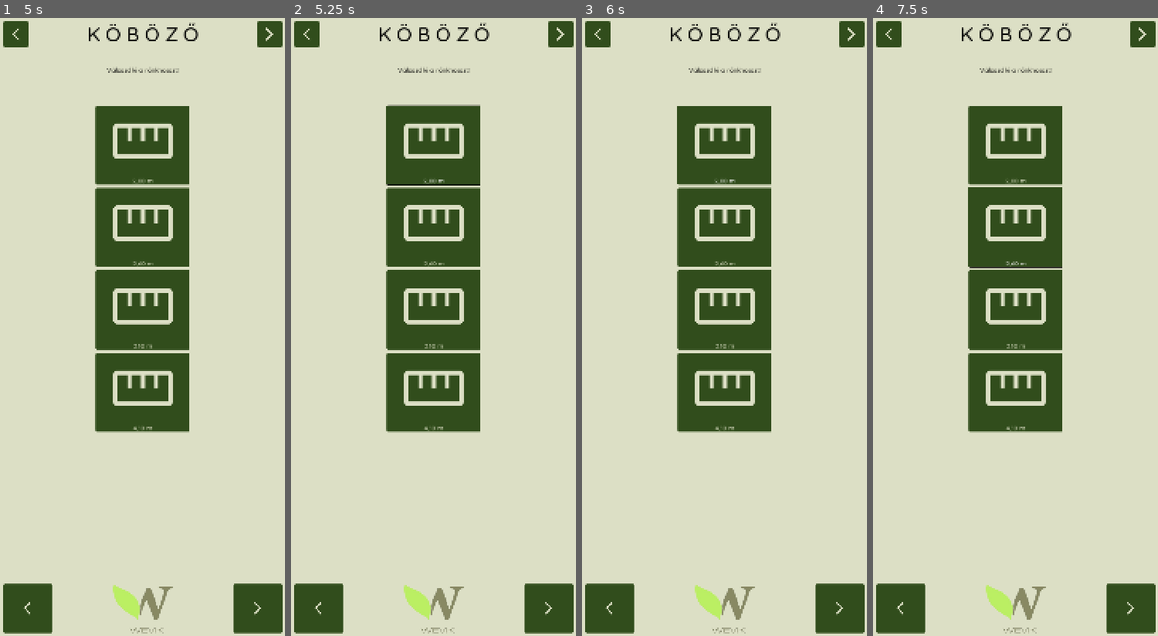
Above: before the commit, frames 1-4 (left to right).
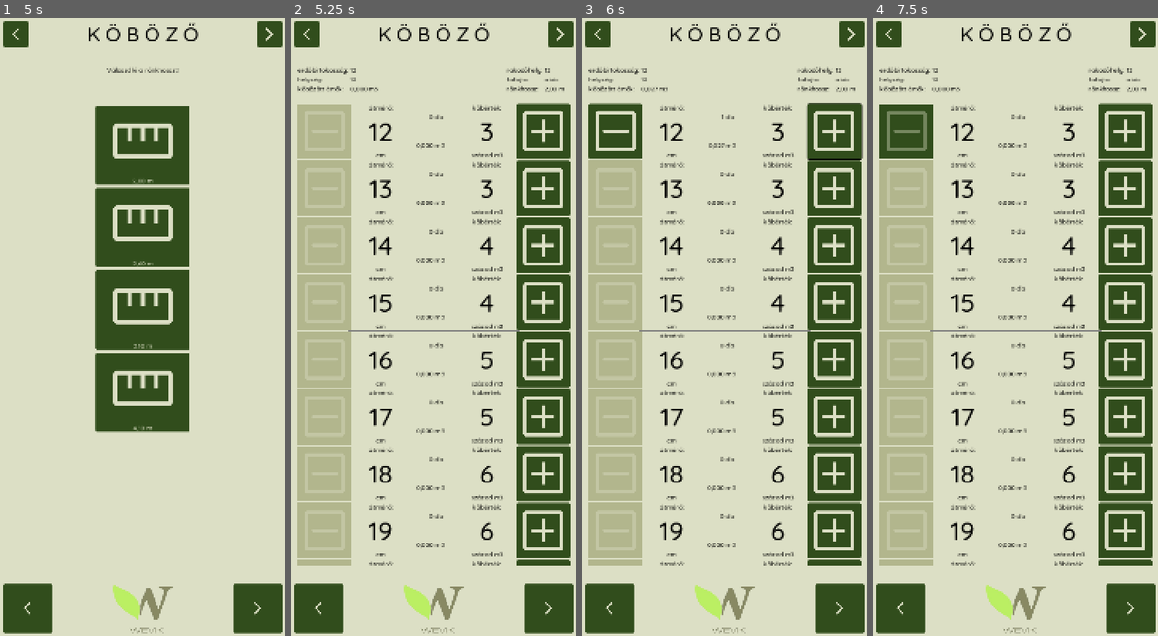
Above: after the commit, the same moments.

Repository: rolika/kob_g
Game: Godot game, scene res://main.tscn
Same seed, same stepped clock (60 frames per second), same inputs: the game is played once before the commit and once after it.
Inputs (mouse positions are in pixels of both pictures, inside the frame that each line leads up to):
- Up to frame 1 (5 s): click (267, 36) at 0.52 s; click (159, 160) at 1.27 s; type "12" at 1.35 s; click (159, 215) at 1.5 s; type "12" at 1.58 s; click (159, 271) at 1.73 s; type "12" at 1.82 s; click (159, 327) at 2.02 s; type "12" at 2.1 s; click (142, 605) at 2.75 s; click (267, 36) at 3.52 s; click "akác" at 4.25 s
- Up to frame 2 (5.25 s): click "2,00 m" at 5 s
- Up to frame 3 (6 s): click (832, 129) at 5.77 s
- Up to frame 4 (7.5 s): click (907, 129) at 6.52 s; click (1015, 228) at 7.25 s, where only the run before the commit has a clickable "2,60 m"

Frame 1 is identical in both runs. In frame 2, 44% of the frame differs, in the area x 2-99%, y 7-89%; in frame 3, 43%; in frame 4, 44%.
Error before the commit: Invalid type in function 'add' in base 'MarginContainer (hud.gd)'. The Object-derived class of argument 1 (Node2D (cube_workspace.gd)) is not a subclass of the…

Commit message:
show workspace in hud

Diff:
--- a/scenes/cube_control.tscn
+++ b/scenes/cube_control.tscn
@@ -7,18 +7,18 @@
 [ext_resource type="AudioStream" uid="uid://dmnc5oli2bg1g" path="res://assets/audio/subtract_sound.ogg" id="5_8jasb"]
 
 [node name="CubeControl" type="Control"]
-custom_minimum_size = Vector2(720, 140)
+custom_minimum_size = Vector2(688, 140)
 layout_mode = 3
 anchors_preset = 0
-offset_right = 720.0
+offset_right = 688.0
 offset_bottom = 140.0
 mouse_filter = 2
 script = ExtResource("1_ode8r")
 
 [node name="HBoxContainer" type="HBoxContainer" parent="."]
-custom_minimum_size = Vector2(720, 0)
+custom_minimum_size = Vector2(688, 0)
 layout_mode = 0
-offset_right = 720.0
+offset_right = 688.0
 offset_bottom = 140.0
 
 [node name="DecreaseButton" type="Button" parent="HBoxContainer"]
@@ -113,9 +113,9 @@
 
 [node name="HSeparator" type="HSeparator" parent="."]
 layout_mode = 0
-offset_left = 144.0
+offset_left = 128.0
 offset_top = 140.0
-offset_right = 576.0
+offset_right = 560.0
 offset_bottom = 144.0
 
 [node name="AddAudio" type="AudioStreamPlayer" parent="."]
--- a/scenes/cube_workspace.tscn
+++ b/scenes/cube_workspace.tscn
@@ -3,49 +3,23 @@
 [ext_resource type="Script" uid="uid://bwyej8yrj8a3m" path="res://scripts/cube_workspace.gd" id="1_bvljy"]
 [ext_resource type="PackedScene" uid="uid://cf1065x07egsy" path="res://scenes/pile_head.tscn" id="2_bvljy"]
 
-[node name="CubeWorkspace" type="Node2D"]
+[node name="CubeWorkspaceVBox" type="VBoxContainer"]
+custom_minimum_size = Vector2(688, 1260)
 script = ExtResource("1_bvljy")
 
-[node name="TitleLabel" type="Label" parent="."]
-offset_right = 720.0
-offset_bottom = 40.0
-size_flags_horizontal = 0
-text = "KÖBÖZŐ"
-horizontal_alignment = 1
-vertical_alignment = 1
-
 [node name="PileHead" parent="." instance=ExtResource("2_bvljy")]
-offset_top = 40.0
-offset_bottom = 80.0
+custom_minimum_size = Vector2(656, 91)
+layout_mode = 2
 
 [node name="ScrollContainer" type="ScrollContainer" parent="."]
-custom_minimum_size = Vector2(720, 800)
-offset_top = 144.0
-offset_right = 720.0
-offset_bottom = 1136.0
+clip_contents = false
+custom_minimum_size = Vector2(688, 1160)
+layout_mode = 2
 horizontal_scroll_mode = 0
 vertical_scroll_mode = 3
 
 [node name="VBoxContainer" type="VBoxContainer" parent="ScrollContainer"]
-custom_minimum_size = Vector2(240, 800)
+custom_minimum_size = Vector2(688, 1160)
 layout_mode = 2
 size_flags_horizontal = 3
 size_flags_vertical = 3
-
-[node name="DoneButton" type="Button" parent="."]
-offset_left = 68.0
-offset_top = 1152.0
-offset_right = 652.0
-offset_bottom = 1216.0
-text = "Kész!"
-
-[node name="FooterLabel" type="Label" parent="."]
-offset_top = 1240.0
-offset_right = 720.0
-offset_bottom = 1280.0
-size_flags_horizontal = 0
-text = "WEVIK"
-horizontal_alignment = 1
-vertical_alignment = 1
-
-[connection signal="pressed" from="DoneButton" to="." method="_on_done_button_pressed"]
--- a/scenes/pile_head.tscn
+++ b/scenes/pile_head.tscn
@@ -3,6 +3,7 @@
 [ext_resource type="Script" uid="uid://d3sc887yva2q7" path="res://scripts/pile_head.gd" id="1_mr2jj"]
 
 [node name="PileHead" type="Control"]
+custom_minimum_size = Vector2(688, 91)
 layout_mode = 3
 anchors_preset = 0
 offset_right = 40.0
@@ -10,10 +11,9 @@
 script = ExtResource("1_mr2jj")
 
 [node name="VBoxContainer" type="HBoxContainer" parent="."]
-custom_minimum_size = Vector2(656, 0)
+custom_minimum_size = Vector2(656, 91)
 layout_mode = 0
-offset_left = 24.0
-offset_right = 698.0
+offset_right = 674.0
 offset_bottom = 91.0
 
 [node name="GridContainer" type="GridContainer" parent="VBoxContainer"]
--- a/scripts/cube_workspace.gd
+++ b/scripts/cube_workspace.gd
@@ -1,7 +1,6 @@
-extends Node2D
+extends VBoxContainer
 
 const CUBE_CONTROL = preload("res://scenes/cube_control.tscn")
-signal done
 
 func _ready() -> void:
     File_IO.update_session()
@@ -11,6 +10,3 @@
         $ScrollContainer/VBoxContainer.add_child(cube_control)
         cube_control.set_cube_data(CurrentPile.STARTING_DIAMETER + index, cube)
         index += 1
-
-func _on_done_button_pressed() -> void:
-    done.emit()
--- a/scripts/main.gd
+++ b/scripts/main.gd
@@ -41,7 +41,6 @@
     CurrentPile.length = length
     CurrentPile.init()
     hud.add(scene)
-    scene.done.connect(_on_cube_done)
     scene.set_position(Vector2(0, 0))
 
 func _on_cube_done() -> void:
